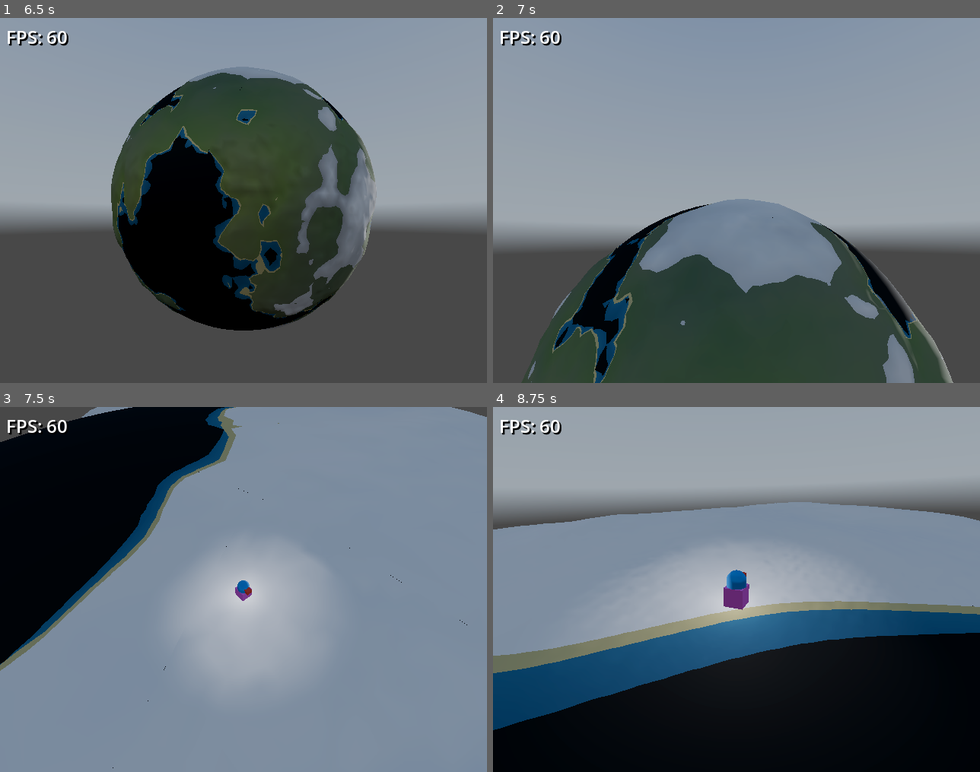
Above: before the commit, frames 1-4 (two rows, left to right).
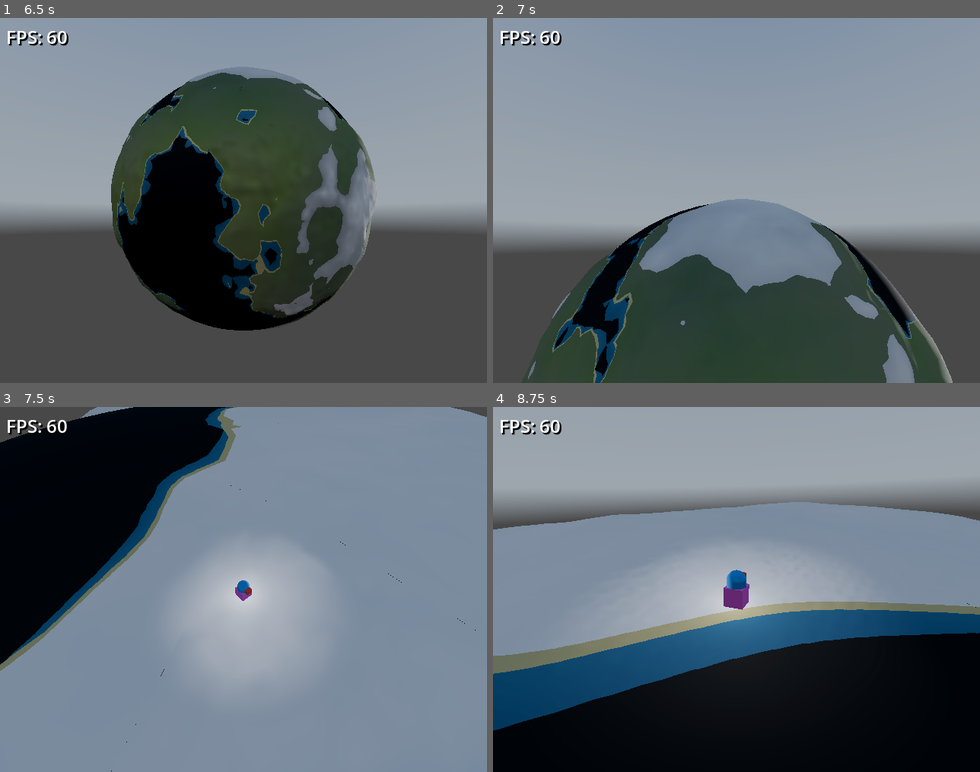
Above: after the commit, the same moments.

Repository: xiaobaibaix/stellar_era_godot
Game: Godot game, scene res://scenes/test_planet.tscn
The game is run twice, just before and just after one commit, with the same random seed, the same clock (stepped at 60 frames per second) and the same inputs. This scene is started directly instead of the project's main scene. A sky picture missing from this copy of the repository is replaced by a grey-blue gradient.
Inputs (mouse positions are in pixels of both pictures, inside the frame that each line leads up to):
- Up to frame 1 (6.5 s): tap Enter at 0.5, 3.6, 4.25 s; move the mouse to (219, 273) at 0.52 s; hold W 0.53-1.25 s; hold Q 0.53-1.25 s; click (219, 273) at 0.67 s; tap Space at 0.77, 2.75, 3.77, 5.75 s; drag from (389, 255) to (219, 273) at 1.27 s; move the mouse to (97, 145) at 2.02 s; hold A 2.03-2.75 s; tap Shift at 2.1 s; drag from (267, 200) to (97, 145) at 2.77 s; move the mouse to (170, 109) at 3.52 s; hold S 3.53-4.25 s; drag from (350, 182) to (170, 109) at 4.27 s; move the mouse to (146, 218) at 5.02 s; hold W 5.03-5.75 s; tap Tab at 5.1 s; click (146, 218) at 5.17 s; drag from (292, 120) to (146, 218) at 5.77 s
- Up to frame 2 (7 s): move the mouse to (712, 273) at 6.52 s; hold D from 6.53 s (still down); tap M at 6.6 s; tap Space at 6.77 s
- Up to frame 3 (7.5 s): release D at 7.25 s; drag from (389, 644) to (219, 662) at 7.27 s
- Up to frame 4 (8.75 s): move the mouse to (590, 534) at 8.02 s; hold S from 8.03 s (still down); hold Ctrl from 8.03 s (still down)

Frame 1 is identical in both runs. In frame 2, 0.1% of the frame differs, in the area x 7-95%, y 50-100%; in frame 3, less than 0.1%; in frame 4, 0.2%, in the area x 0-100%, y 26-89%.

Commit message:
玩家出现极点问题

Diff:
--- a/scripts/character/player.gd
+++ b/scripts/character/player.gd
@@ -30,6 +30,9 @@
 var _initialized: bool = false      # 首帧(terrain 就绪后)贴地初始化
 var _jump_prev: bool = false        # 上一帧跳跃键状态(边沿检测)
 var _block_jump_until_release: bool = false   # 瞬移吃掉触发用的空格, 避免落地即跳(松开后恢复)
+# 持久化切向基朝向(yaw=0 时)。平行传输: 每帧投影到当前切平面 → 消除"用固定 Vector3.FORWARD 投影"
+# 在 ±Z 极点附近的奇点(FORWARD·up→±1 时投影长度→0, normalized 后方向乱跳 → 玩家在该位置绕圈)。
+var _base_fwd: Vector3 = Vector3(0.0, 0.0, -1.0)
 
 
 func _ready() -> void:
@@ -60,7 +63,12 @@
 	var pos: Vector3 = global_position - center
 	var up: Vector3 = pos.normalized() if pos.length_squared() > 1e-6 else Vector3.UP
 
-	# 切向基: forward 在切平面里(世界 FORWARD 投影), 再绕 up 转 _yaw
+	# 平行传输: 把上一帧的 _base_fwd 投影到当前切平面(只去掉 up 分量)→ 切向 forward 平滑随玩家位置变化,
+	# 没有奇点。取代旧的"每帧从 Vector3.FORWARD 投影"—— 那在 up≈±Z(行星 Z 极点附近)投影长度→0,
+	# normalized 后方向乱跳, 表现为"玩家走到该位置按直走却绕圈"。
+	_parallel_transport_base_fwd(up)
+
+	# 切向基: forward = _base_fwd 绕 up 转 _yaw
 	var fwd: Vector3 = _tangent_forward(up)
 	var right: Vector3 = fwd.rotated(up, PI / 2.0)
 
@@ -111,12 +119,24 @@
 	return planet.params.radius + h * planet.params.maxHeight
 
 
-# 世界 FORWARD 投影到切平面 → 归一 → 绕 up 转 _yaw 得当前朝向
+# 平行传输持久化的 _base_fwd 到当前切平面: 只去掉 up 分量, 不再依赖固定 Vector3.FORWARD。
+# 这样切向 forward 随玩家位置连续变化, 消除 ±Z 极点附近的奇点。
+func _parallel_transport_base_fwd(up: Vector3) -> void:
+	var proj: Vector3 = _base_fwd - up * _base_fwd.dot(up)
+	if proj.length_squared() > 1e-6:
+		_base_fwd = proj.normalized()
+		return
+	# 反极点罕见情形: _base_fwd 与 up 平行(投影=0)→ 找一个不平行于 up 的世界轴投影, 重置 _base_fwd。
+	for c in [Vector3.RIGHT, Vector3.UP, Vector3.FORWARD]:
+		var p: Vector3 = c - up * c.dot(up)
+		if p.length_squared() > 1e-6:
+			_base_fwd = p.normalized()
+			return
+
+
+# _base_fwd 绕 up 转 _yaw 得当前朝向(_base_fwd 已由 _parallel_transport_base_fwd 投影到切平面)
 func _tangent_forward(up: Vector3) -> Vector3:
-	var f: Vector3 = Vector3.FORWARD - up * Vector3.FORWARD.dot(up)
-	if f.length_squared() < 1e-6:
-		f = Vector3.RIGHT - up * Vector3.RIGHT.dot(up)
-	return f.normalized().rotated(up, _yaw)
+	return _base_fwd.rotated(up, _yaw)
 
 
 # 移动后贴地: 用【新位置】的径向重算地面半径。
@@ -154,6 +174,12 @@
 		return
 	global_position = world_pos
 	_yaw = 0.0
+	# 重置 _base_fwd 到新位置的切平面: 投影 FORWARD, 退化时用 RIGHT(同首帧逻辑)。
+	# 否则瞬移后 _base_fwd 还是旧位置的, 在新切平面外 → 投影会大幅旋转, 朝向突变。
+	var f: Vector3 = Vector3.FORWARD - up * Vector3.FORWARD.dot(up)
+	if f.length_squared() < 1e-6:
+		f = Vector3.RIGHT - up * Vector3.RIGHT.dot(up)
+	_base_fwd = f.normalized()
 	_vel = Vector3.ZERO
 	_on_ground = true
 	_block_jump_until_release = true   # 吃掉触发瞬移的这次空格, 避免落地即跳
